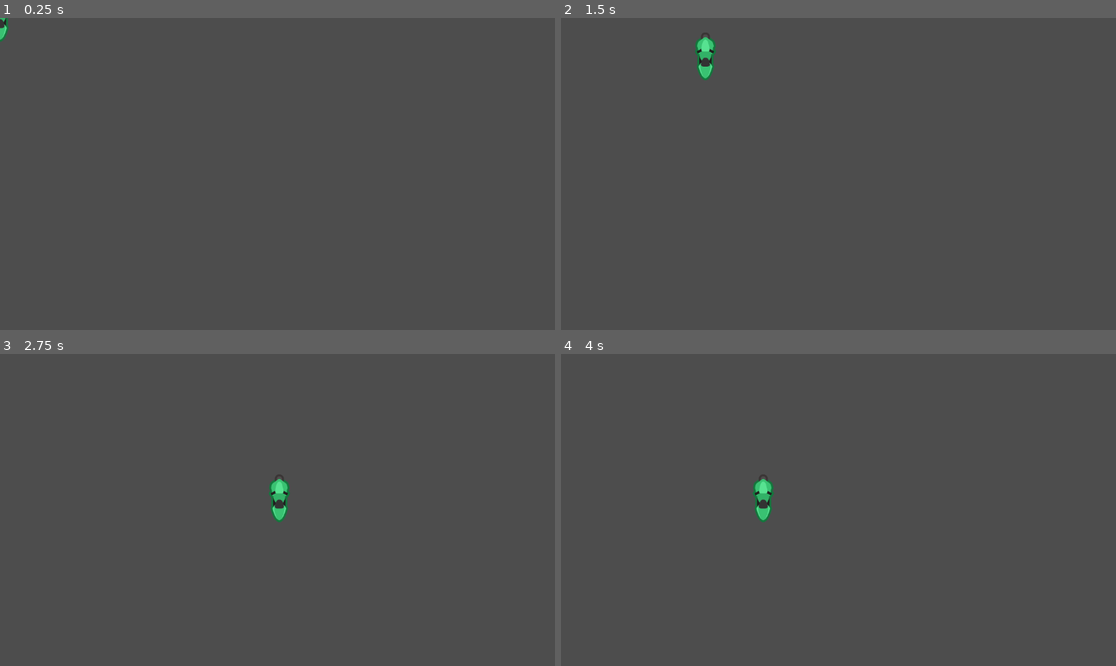
Above: before the commit, frames 1-4 (two rows, left to right).
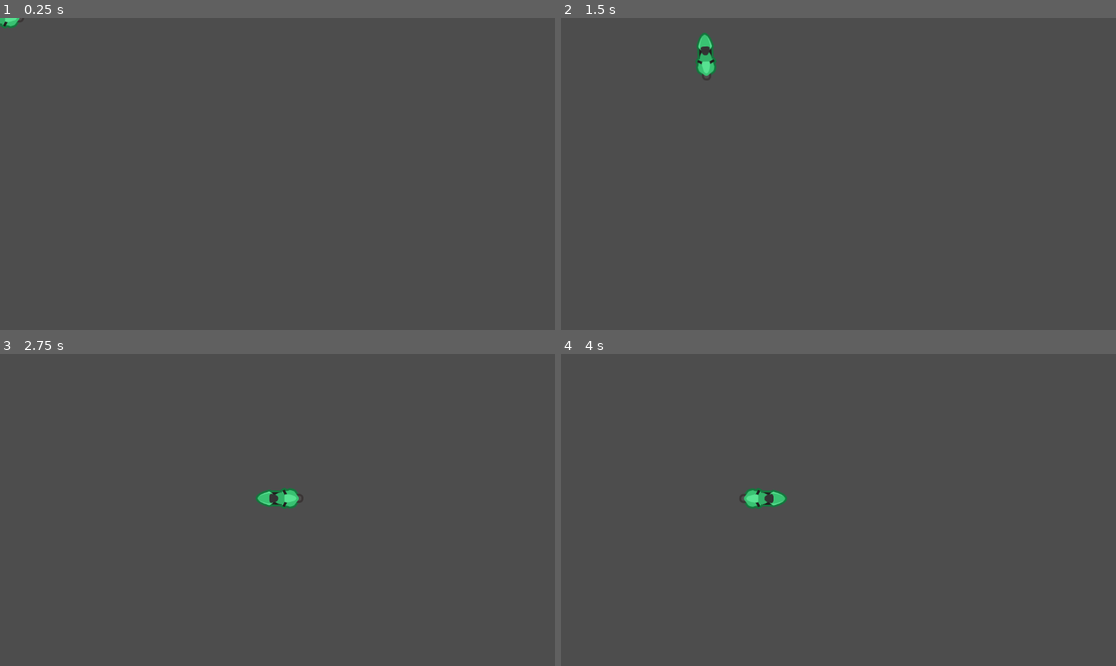
Above: after the commit, the same moments.

Repository: Salzsammler-Studios/energy-racer
Game: Godot game, scene res://Scenes/playerBycicle.tscn
The game is run twice, just before and just after one commit, with the same random seed, the same clock (stepped at 60 frames per second) and the same inputs. This scene is started directly instead of the project's main scene.
Inputs:
- Up to frame 1 (0.25 s): no input
- Up to frame 2 (1.5 s): tap Enter at 0.5 s; hold D (right) 0.53-1.28 s; hold S (down) from 1.28 s (still down)
- Up to frame 3 (2.75 s): release S (down) at 2.03 s; hold D (right) from 2.03 s (still down)
- Up to frame 4 (4 s): release D (right) at 2.78 s; hold Space (accellerate) 2.78-3.53 s; hold A (left) from 3.53 s (still down)

The runs differ from the first frame. In frame 1, 0.1% of the frame differs, in the area x 0-4%, y 0-8%; in frame 2, 0.3%; in frame 3, 0.6%, in the area x 46-54%, y 40-54%; in frame 4, 0.6%.

Commit message:
feat: add rotation into driving direction

Diff:
--- a/Scenes/playerBycicle.tscn
+++ b/Scenes/playerBycicle.tscn
@@ -11,7 +11,9 @@
 script = ExtResource("1_svfr2")
 
 [node name="Sprite2D" type="Sprite2D" parent="."]
+rotation = 1.5708
 texture = ExtResource("1_j8dun")
 
 [node name="CollisionShape2D" type="CollisionShape2D" parent="."]
+rotation = 1.5708
 shape = SubResource("CapsuleShape2D_y2e4n")
--- a/scenes/playerCar.tscn
+++ b/scenes/playerCar.tscn
@@ -12,7 +12,9 @@
 script = ExtResource("1_ys652")
 
 [node name="Sprite2D" type="Sprite2D" parent="."]
+rotation = 1.5708
 texture = ExtResource("1_wmyn0")
 
 [node name="CollisionShape2D" type="CollisionShape2D" parent="."]
+rotation = 1.5708
 shape = SubResource("CapsuleShape2D_478xr")
--- a/scripts/playerBycicle.gd
+++ b/scripts/playerBycicle.gd
@@ -10,5 +10,15 @@
 		acceleration = 1
 	var direction = Input.get_vector("left", "right", "up", "down")
 	velocity = direction * speed * acceleration
+	rotation = lerp_angle(rotation, velocity.angle(), 0.25)
 
 	move_and_slide()
+
+
+func lerp_angle(from, to, weight):
+	return from + short_angle_dist(from, to) * weight
+
+func short_angle_dist(from, to):
+	var max_angle = PI * 2
+	var difference = fmod(to - from, max_angle)
+	return fmod(2 * difference, max_angle) - difference
--- a/scripts/playerCar.gd
+++ b/scripts/playerCar.gd
@@ -5,5 +5,15 @@
 func _physics_process(delta):
 	var direction = Input.get_vector("left", "right", "up", "down")
 	velocity = direction * speed
+	rotation = lerp_angle(rotation, velocity.angle(), 0.25)
 
 	move_and_slide()
+
+
+func lerp_angle(from, to, weight):
+	return from + short_angle_dist(from, to) * weight
+
+func short_angle_dist(from, to):
+	var max_angle = PI * 2
+	var difference = fmod(to - from, max_angle)
+	return fmod(2 * difference, max_angle) - difference
